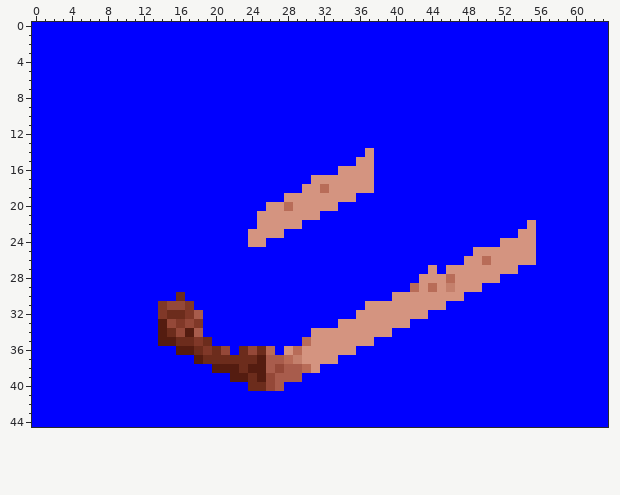
Edited in one commit: pixel-art sprite (gfx/2016.png). The first picture shows the starting point.
The file is 64x45 pixels.
After the commit:
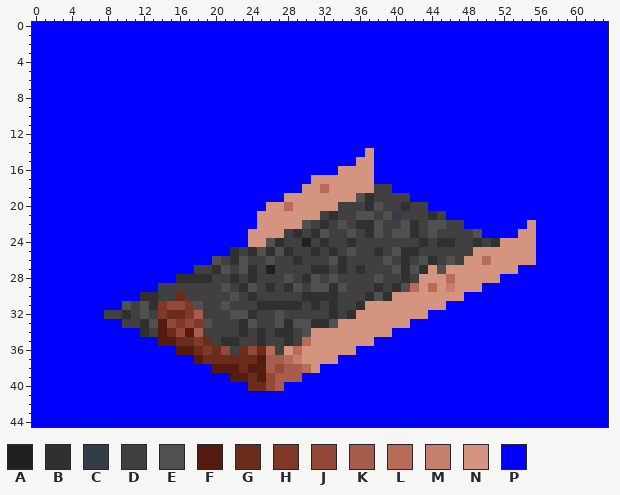
Palette (. is transparent): A #202020  B #303030  C #343c48  D #404040  E #505050  F #541c10  G #6c2c1c  H #803828  J #944838  K #a85c4c  L #b86c58  M #c4806c  N #d49480  P #0000ff
The edit:
Changed rows in their new state; - is an unchanged pixel.
first column x 8:
18 ------------------------------DD------------
19 ----------------------------EBDDDD----------
20 --------------------------DDDBEDDBDD--------
21 ------------------------DBDDEEDECDDDBD------
22 ----------------------EDBDEDBBEDDEBDEEDD----
23 --------------------DBDBEDDEDBEDEEBDEDDDDE--
24 ------------------EBDDADBDDBDDDDDDDBDBBDDBDB
25 --------------BDBEBEBDDBDBDEDDBDEBBDDDDDD---
26 ------------EDBEDDEDDBDDDEBDDDDEDBDEBDED----
27 ----------DDBEDEBDADDDDBBDBDBDDDEBEB-E------
28 --------BBBBDDBDBDDDEDBEDEDDDDEDDBD---------
29 ------DDDDDDDEDBEDBDBEDEEBEDDDBDBE----------
30 ----BBDD-DDDDDEDBDDDDDBBBBDDDBEB------------
31 --EDEB----EDDEDDDBBBBBDBDBDDB---------------
32 DDBDED-----DDDEEBDDEDDDDDBDB----------------
33 --DDBE-----EDDDBEDDEBEEBBE------------------
34 ----BD-----DDDDBDBDBBDE---------------------
35 ------------DBBDDBDDBD----------------------
36 --------------D----D------------------------
Where, in picture pixels (left, top, right, bottom), the same in both pictures:
changed: (104, 184, 500, 355)
